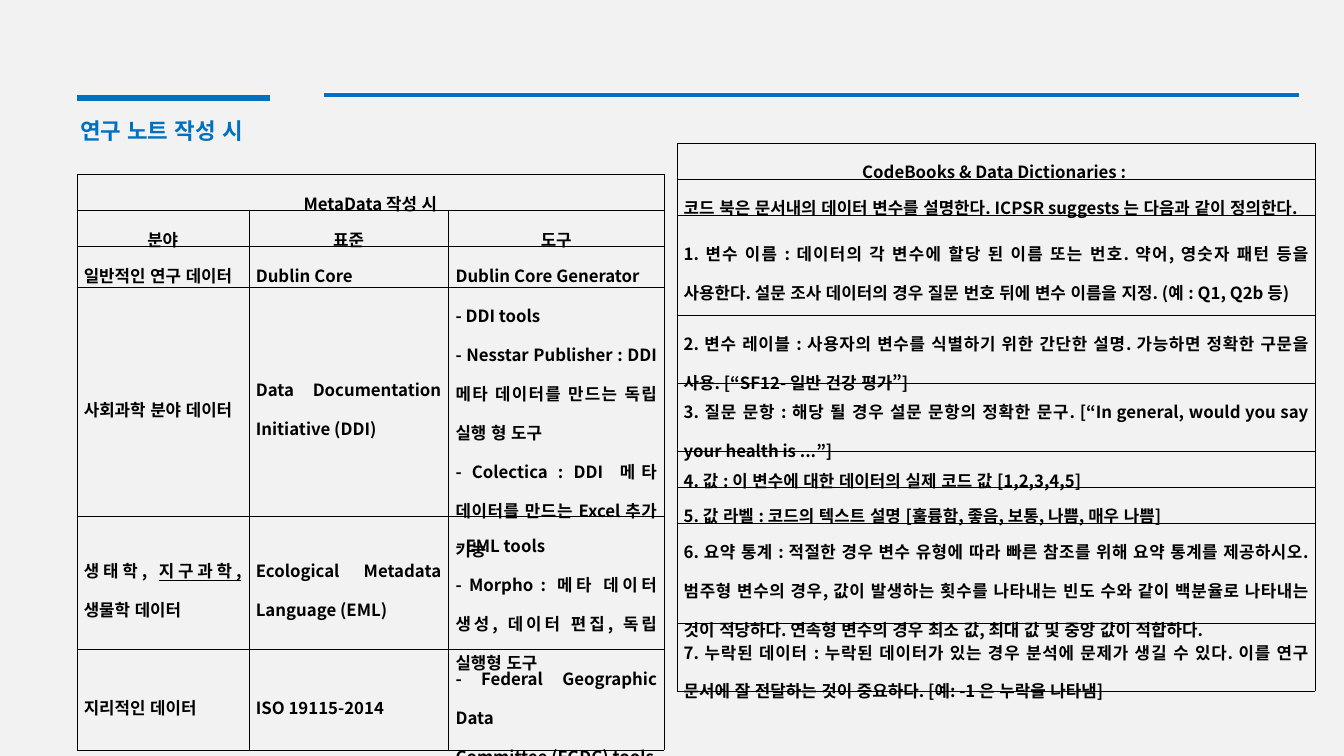
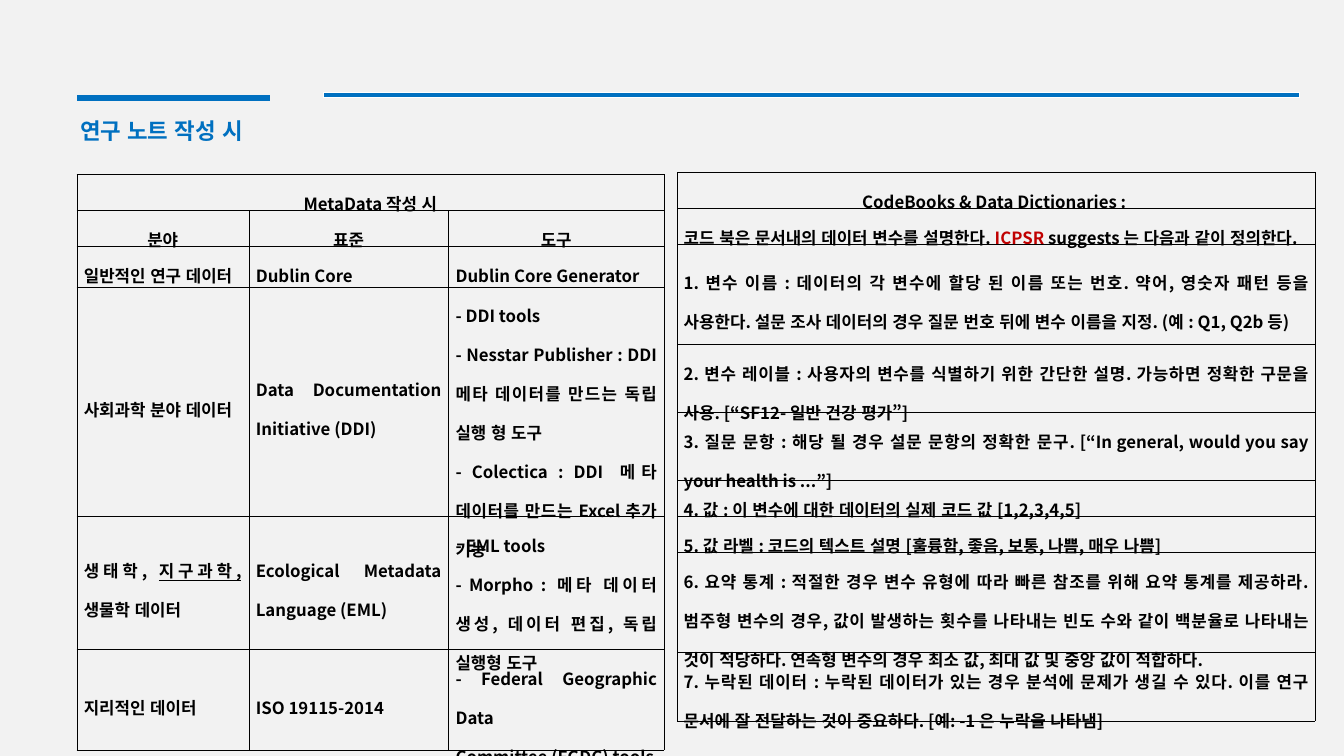
Before and after one commit to FL3Xxxx/kigm, a slide deck: slide 12 of DataMangementPlan.pptx (slide 10 before the commit). Drawn at 1344x756 pixels with LibreOffice and Linux fonts; fonts in the diff are those of the drawing. Boxes give left, top, right and bottom in pixels: in the first picture for what was removed or moved away, otherwise in the second. Text is boxed around its words. In the diff, an @@ line names an element or a change of style, - is before the commit and + after.

```diff
--- a/DataMangementPlan.pptx
+++ b/DataMangementPlan.pptx
@@ table at [678,172,1316,736] @@
-row 8, column 1: 6. 요약 통계 : 적절한 경우 변수 유형에 따라 빠른 참조를 위해 요약 통계를 제공하시오. 범주형 변수의 경우, 값이 발생하는 횟수를 나타내는 빈도 수와 같이 백분율로 나타내는 것이 적당하다. 연속형 변수의 경우 최소 값, 최대 값 및 중앙 값이 적합하다.
+row 8, column 1: 6. 요약 통계 : 적절한 경우 변수 유형에 따라 빠른 참조를 위해 요약 통계를 제공하라. 범주형 변수의 경우, 값이 발생하는 횟수를 나타내는 빈도 수와 같이 백분율로 나타내는 것이 적당하다. 연속형 변수의 경우 최소 값, 최대 값 및 중앙 값이 적합하다.
@@ text colour #000000 to #C00000 in "ICPSR" @@
@@ table: place and size @@
-table at [678,143,1316,707]
+table at [678,172,1316,736]
```
Also in this commit, not shown: 9 other slides changed, 6 slides added, 1 slide removed, 1 other file.
